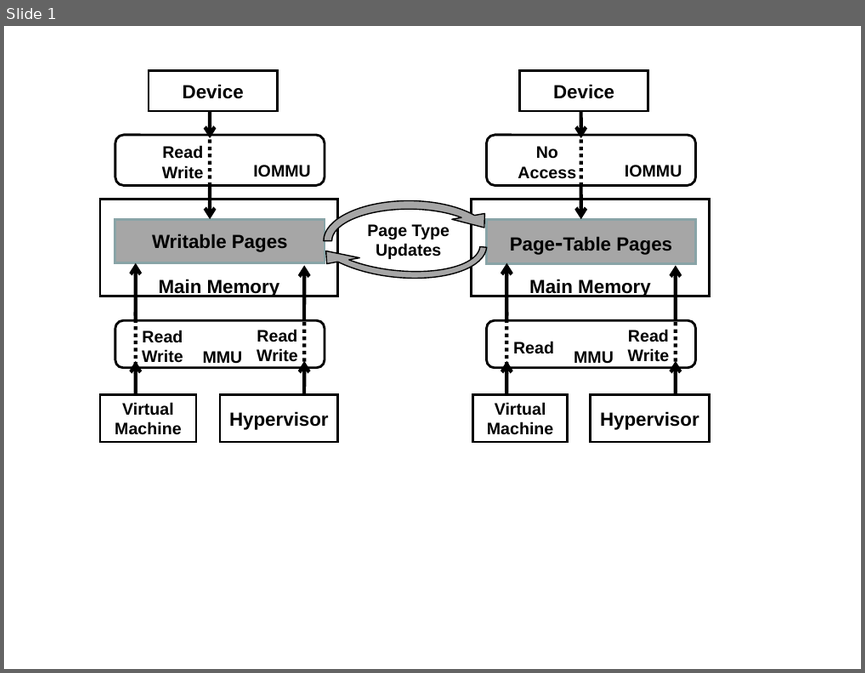
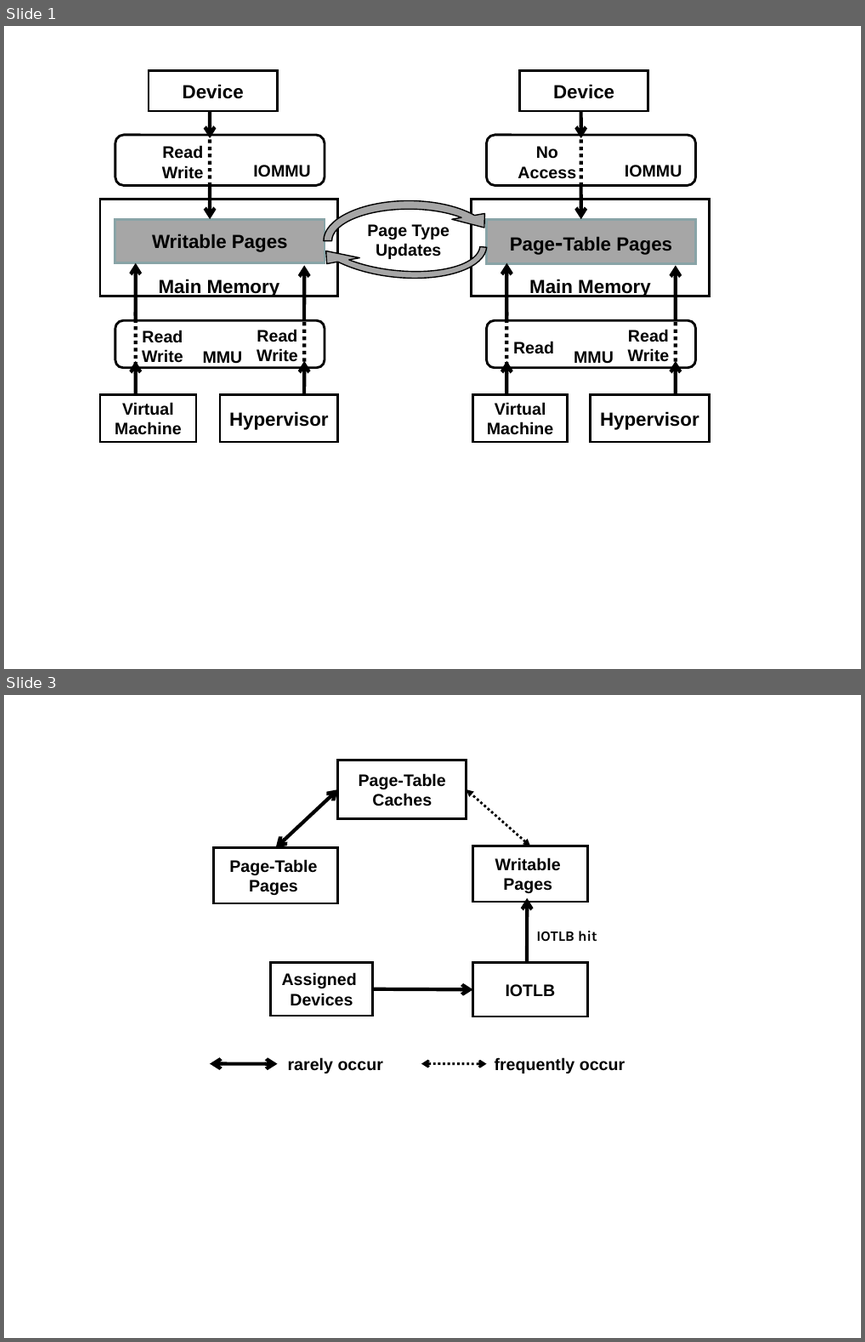
Before and after one commit to strongerwill/FastIO, a slide deck: doc/paper/image/background/wr2pt.ppt. Shown one above the other, each under a label of ours: slide 1 before the commit, slides 1 and 3 after it; the slides between them are not shown. The pictures are 865x673 and 865x1342 pixels, drawn with LibreOffice and Linux fonts; fonts in the diff are those of the drawing. Boxes give left, top, right and bottom in pixels: in the first picture for what was removed or moved away, otherwise in the second. Text is boxed around its words. In the diff, an @@ line names an element or a change of style, - is before the commit and + after.

```diff
--- a/doc/paper/image/background/wr2pt.ppt
+++ b/doc/paper/image/background/wr2pt.ppt
@@ slide 3 added at (4,695,861,1338), background #FFFFFF @@
@@ rectangle added at (338,760,466,819), outline #000000 2.01 pt, 14 pt, text #000000, bold @@
+Page-Table
+Caches
@@ double arrow added from (338, 789) to (276, 847), #000000 3 pt @@
@@ double arrow added from (530, 845) to (466, 789), #000000 2.01 pt dashed @@
@@ rectangle added at (214,847,338,903), outline #000000 2.01 pt, 14 pt, text #000000, bold @@
+Page-Table
+Pages
@@ rectangle added at (472,845,587,902), outline #000000 2.01 pt, 14 pt, text #000000, bold @@
+Writable
+Pages
@@ arrow added from (527, 962) to (527, 898), #000000 3 pt @@
@@ text added at (536,930,597,941), 12 pt, text #000000, bold @@
+IOTLB hit
@@ rectangle added at (270,962,372,1015), outline #000000 2.01 pt, 14 pt, text #000000, bold @@
+Assigned
+Devices
@@ rectangle added at (472,962,587,1016), outline #000000 2.01 pt, 14 pt, text #000000, bold @@
+IOTLB
@@ arrow added from (372, 989) to (472, 990), #000000 3 pt @@
@@ double arrow added from (278, 1063) to (210, 1063), #000000 3 pt @@
@@ text added at (288,1057,624,1073), 14 pt, text #000000, bold @@
+rarely occur frequently occur
@@ double arrow added from (487, 1063) to (421, 1063), #000000 2.01 pt dashed @@
```
Also in this commit, not shown: 2 other slides added, 4 other files.
